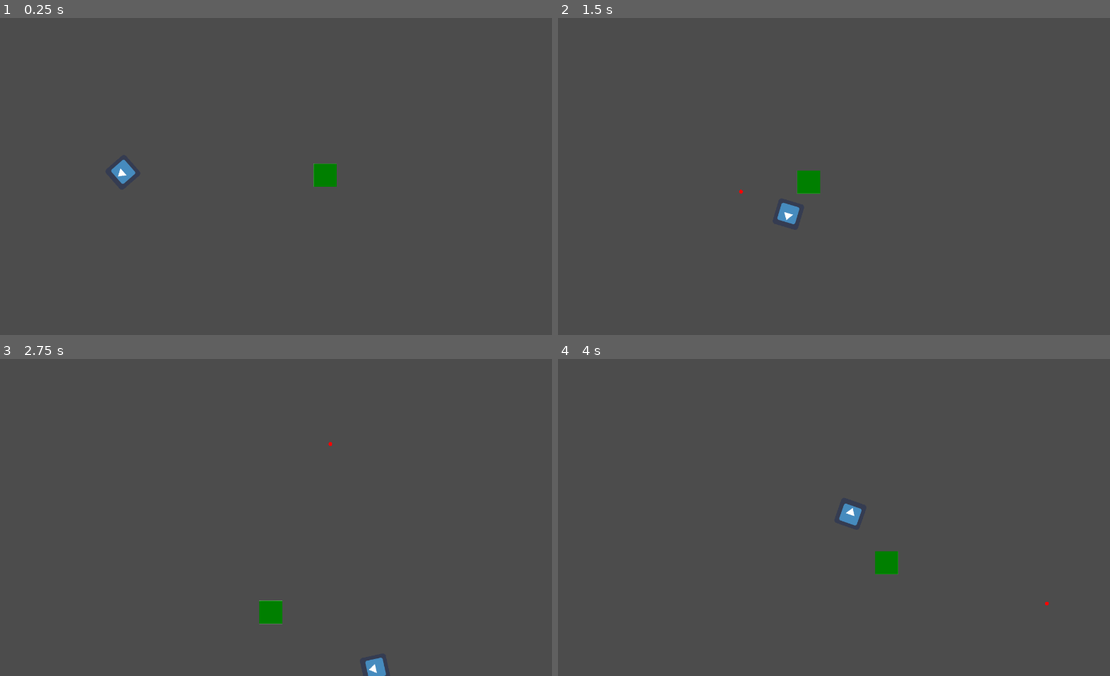
Above: before the commit, frames 1-4 (two rows, left to right).
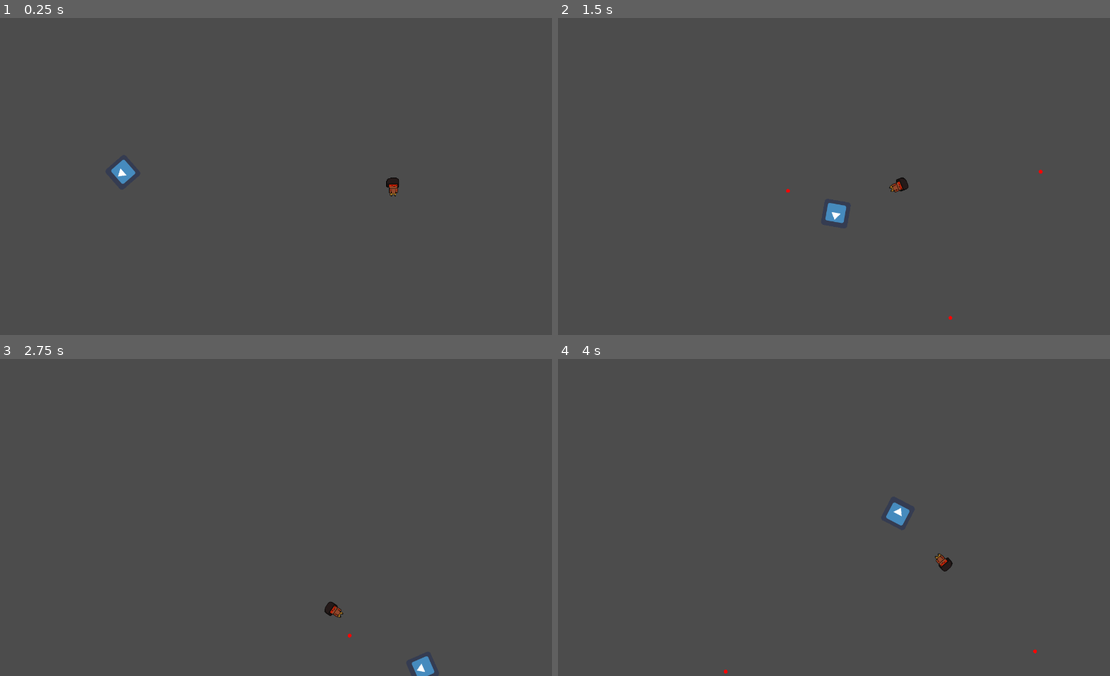
Above: after the commit, the same moments.

Repository: caduceusj/Projeto-GameJam
Game: Godot game, scene res://Cenas/Teste.tscn
Two runs of this game, one before a commit and one after it. Both use one fixed random seed, a clock stepped at 60 frames per second and the inputs below. This scene is started directly instead of the project's main scene. The engine's default icon, where the game draws it, is replaced by a stand-in: a white triangle on a blue panel in a dark square.
Inputs (mouse positions are in pixels of both pictures, inside the frame that each line leads up to):
- Up to frame 1 (0.25 s): no input
- Up to frame 2 (1.5 s): move the mouse to (949, 160) at 0.52 s; hold Right (ui_right) 0.53-1.28 s; click (949, 160) at 0.6 s; move the mouse to (712, 192) at 1.27 s; hold Down (ui_down) from 1.28 s (still down); click (712, 192) at 1.35 s
- Up to frame 3 (2.75 s): move the mouse to (325, 447) at 2.02 s; release Down (ui_down) at 2.03 s; hold Right (ui_right) from 2.03 s (still down); click (325, 447) at 2.1 s
- Up to frame 4 (4 s): move the mouse to (800, 580) at 2.77 s; release Right (ui_right) at 2.78 s; hold Up (ui_up) 2.78-3.53 s; click (800, 580) at 2.85 s; move the mouse to (999, 565) at 3.52 s; hold Left (ui_left) from 3.53 s (still down); click (999, 565) at 3.6 s

The runs differ from the first frame. In frame 1, 0.4% of the frame differs, in the area x 56-73%, y 45-57%; in frame 2, 0.8%, in the area x 32-88%, y 47-96%; in frame 3, 0.8%; in frame 4, 0.8%.

Commit message:
Enemy that shoots added

Diff:
--- a/Cenas/EnemyBasic.tscn
+++ b/Cenas/EnemyBasic.tscn
@@ -10,7 +10,7 @@
 extents = Vector2( 550.785, 473.051 )
 
 [sub_resource type="RectangleShape2D" id=3]
-extents = Vector2( 26.5, 28 )
+extents = Vector2( 21.5, 12.5 )
 
 [node name="EnemyBasic" type="KinematicBody2D"]
 script = ExtResource( 2 )
--- /dev/null
+++ b/Cenas/EnemyBullet.tscn
@@ -0,0 +1,11 @@
+[gd_scene load_steps=2 format=2]
+
+[ext_resource path="res://Cenas/Bullet.tscn" type="PackedScene" id=1]
+
+[node name="EnemyBullet" instance=ExtResource( 1 )]
+collision_layer = 4
+collision_mask = 4
+
+[node name="Area2D" parent="." index="2"]
+collision_layer = 4
+collision_mask = 4
--- /dev/null
+++ b/Cenas/EnemyGunner.tscn
@@ -0,0 +1,21 @@
+[gd_scene load_steps=5 format=2]
+
+[ext_resource path="res://Cenas/EnemyBasic.tscn" type="PackedScene" id=1]
+[ext_resource path="res://Scripts/EnemyGunner.gd" type="Script" id=2]
+[ext_resource path="res://Imagens/protagonista.png" type="Texture" id=3]
+[ext_resource path="res://Scripts/BulletPoint.gd" type="Script" id=4]
+
+[node name="EnemyGunner" instance=ExtResource( 1 )]
+rotation = 1.5708
+script = ExtResource( 2 )
+
+[node name="Sprite" parent="." index="0"]
+rotation = 4.71239
+scale = Vector2( 1, 1 )
+texture = ExtResource( 3 )
+
+[node name="CollisionShape2D" parent="BulletArea" index="0"]
+position = Vector2( 0.5, -1 )
+
+[node name="BulletPoint" type="Node2D" parent="." index="4"]
+script = ExtResource( 4 )
--- a/Cenas/Teste.tscn
+++ b/Cenas/Teste.tscn
@@ -1,15 +1,14 @@
 [gd_scene load_steps=3 format=2]
 
 [ext_resource path="res://Cenas/Player.tscn" type="PackedScene" id=1]
-[ext_resource path="res://Cenas/EnemyBasic.tscn" type="PackedScene" id=2]
+[ext_resource path="res://Cenas/EnemyGunner.tscn" type="PackedScene" id=2]
 
 [node name="Node2D" type="Node2D"]
+
+[node name="EnemyGunner" parent="." instance=ExtResource( 2 )]
+position = Vector2( 980, 409 )
 
 [node name="Player" parent="." groups=["player"] instance=ExtResource( 1 )]
 position = Vector2( 328, 374 )
 collision_layer = 2
 collision_mask = 2
-
-[node name="EnemyBasic" parent="." instance=ExtResource( 2 )]
-position = Vector2( 864, 382 )
-collision_mask = 3
--- /dev/null
+++ b/Scripts/BulletPoint.gd
@@ -0,0 +1 @@
+extends Node2D
--- a/Scripts/EnemyBasic.gd
+++ b/Scripts/EnemyBasic.gd
@@ -6,17 +6,20 @@
 var player = null
 var health = 3
 
+
 func _physics_process(_delta):
 	motion = Vector2.ZERO
 	if player:
 		motion = position.direction_to(player.position) * speed
 	motion = move_and_slide(motion)
 
+
 func _on_Area2D_body_entered(body):
 	if body.is_in_group("player"):
 		player = body
 	else:
 		pass
+
 
 
 func _on_BulletArea_body_entered(_body):
--- /dev/null
+++ b/Scripts/EnemyGunner.gd
@@ -0,0 +1,49 @@
+extends KinematicBody2D
+
+
+var speed = 200
+var motion = Vector2.ZERO
+var player = null
+var health = 3
+var bullet = preload("res://Cenas/EnemyBullet.tscn")
+var bullet_speed = 500
+var can_fire = true
+var fire_rate = 2.0
+
+func _physics_process(_delta):
+	motion = Vector2.ZERO
+	fire()
+	if player:
+		motion = position.direction_to(player.position) * speed
+		look_at(player.get_global_position())
+	motion = move_and_slide(motion)
+
+
+
+func fire():
+	if can_fire == true and player != null:
+		var bullet_instance = bullet.instance()
+		bullet_instance.position = $BulletPoint.get_global_position()
+		bullet_instance.rotation_degrees = rotation_degrees
+		bullet_instance.apply_impulse(Vector2(), Vector2(bullet_speed, 0).rotated(rotation))
+		get_tree().get_root().add_child(bullet_instance)
+		can_fire = false
+		yield(get_tree().create_timer(fire_rate), "timeout")
+		can_fire =true
+
+func _on_Area2D_body_entered(body):
+	if body.is_in_group("player"):
+		player = body
+
+	else:
+		pass
+
+
+func _on_BulletArea_body_entered(_body):
+	if _body.is_in_group("bullet"):
+		health = health - 1
+		if (health == 0):
+				queue_free()
+		_body.queue_free()
+	else:
+		pass # Replace with function body.
--- a/Scripts/Player.gd
+++ b/Scripts/Player.gd
@@ -51,3 +51,7 @@
 # Called every frame. 'delta' is the elapsed time since the previous frame.
 #func _process(delta):
 #	pass
+
+
+func _on_Area2D_body_entered(body):
+	pass # Replace with function body.
Binary file added: Imagens/protagonista.png
Not shown, added: Imagens/protagonista.png.import
